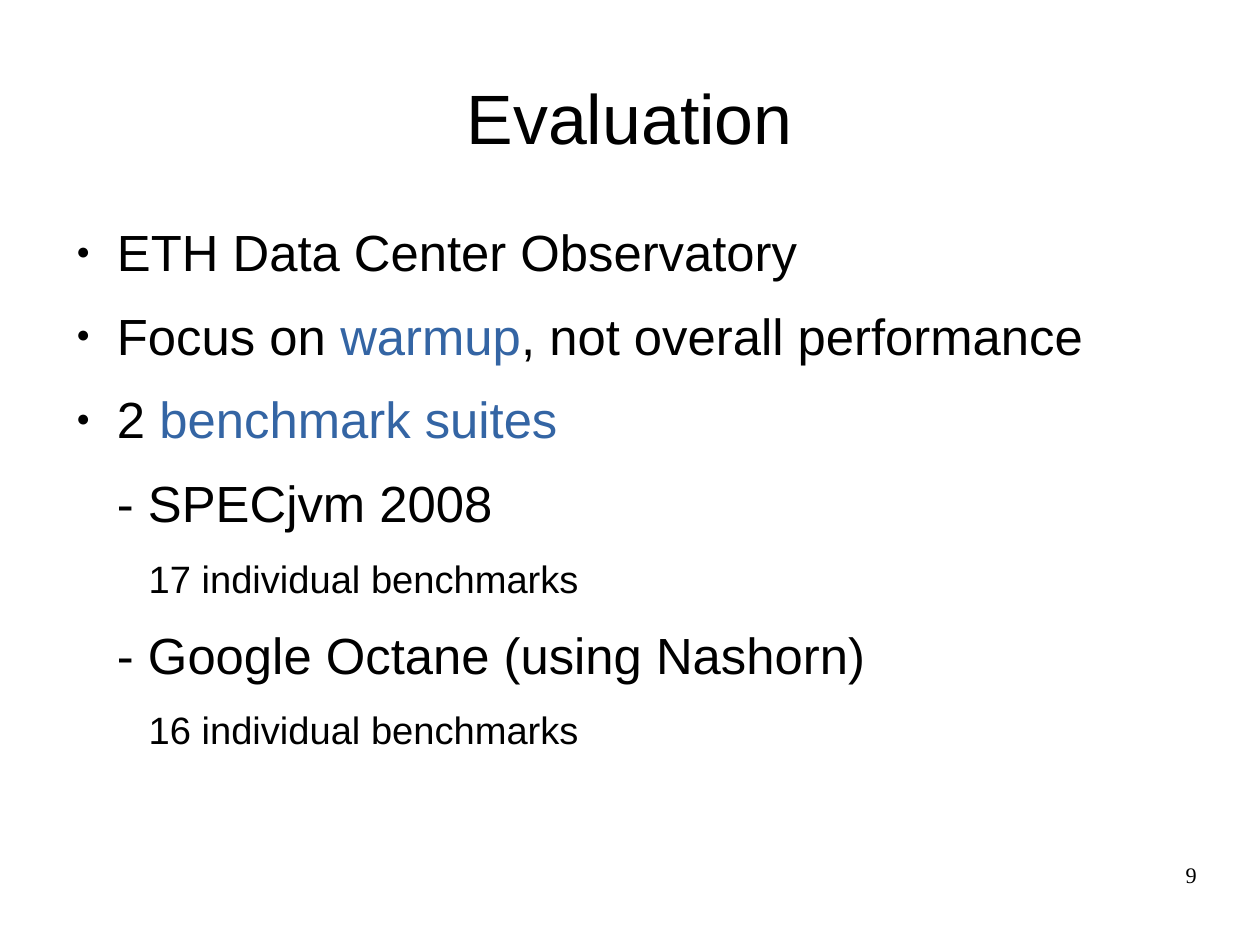
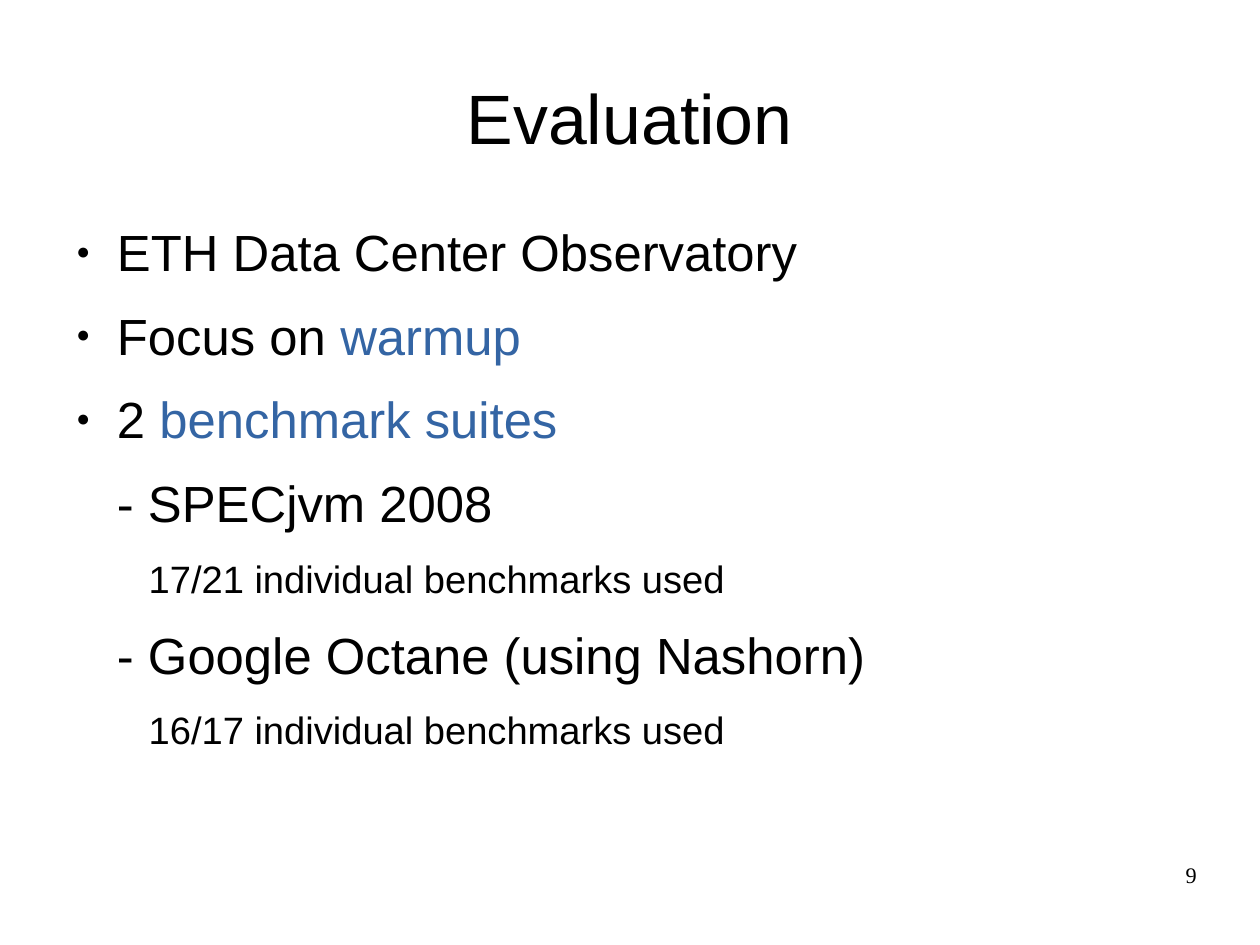
Before and after one commit to mohlerm/hotspot, a slide deck: slide 9 of presentation/profile_caching_mohlerm_presentation.odp. Drawn at 1260x945 pixels with LibreOffice and Linux fonts; fonts in the diff are those of the drawing. Boxes give left, top, right and bottom in pixels: in the first picture for what was removed or moved away, otherwise in the second. Text is boxed around its words. In the diff, an @@ line names an element or a change of style, - is before the commit and + after.

Commit message:
updated presentation

```diff
--- a/presentation/profile_caching_mohlerm_presentation.odp
+++ b/presentation/profile_caching_mohlerm_presentation.odp
@@ text at (117, 320, 521, 365): text changed @@
-● Focus on warmup, not overall performance
+● Focus on warmup
@@ text at (149, 565, 725, 594): text changed @@
-17 individual benchmarks
+17/21 individual benchmarks used
@@ text at (149, 716, 725, 745): text changed @@
-16 individual benchmarks
+16/17 individual benchmarks used
```
Also in this commit, not shown: 3 other slides changed, 2 other files.
